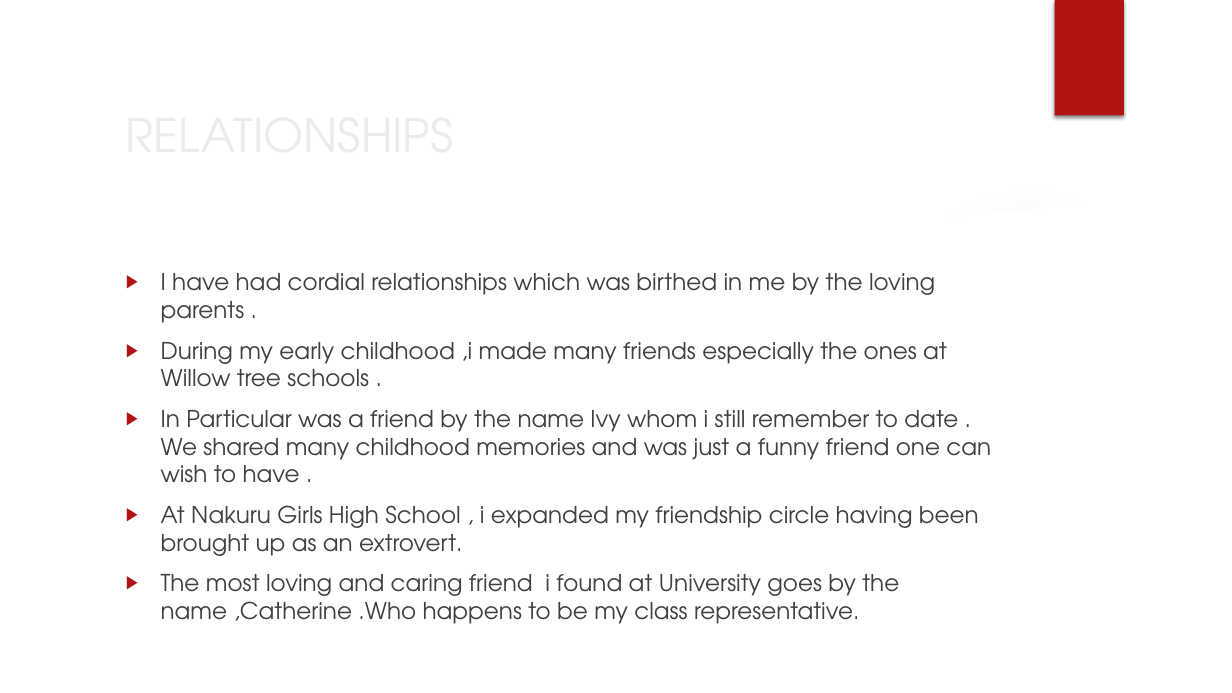
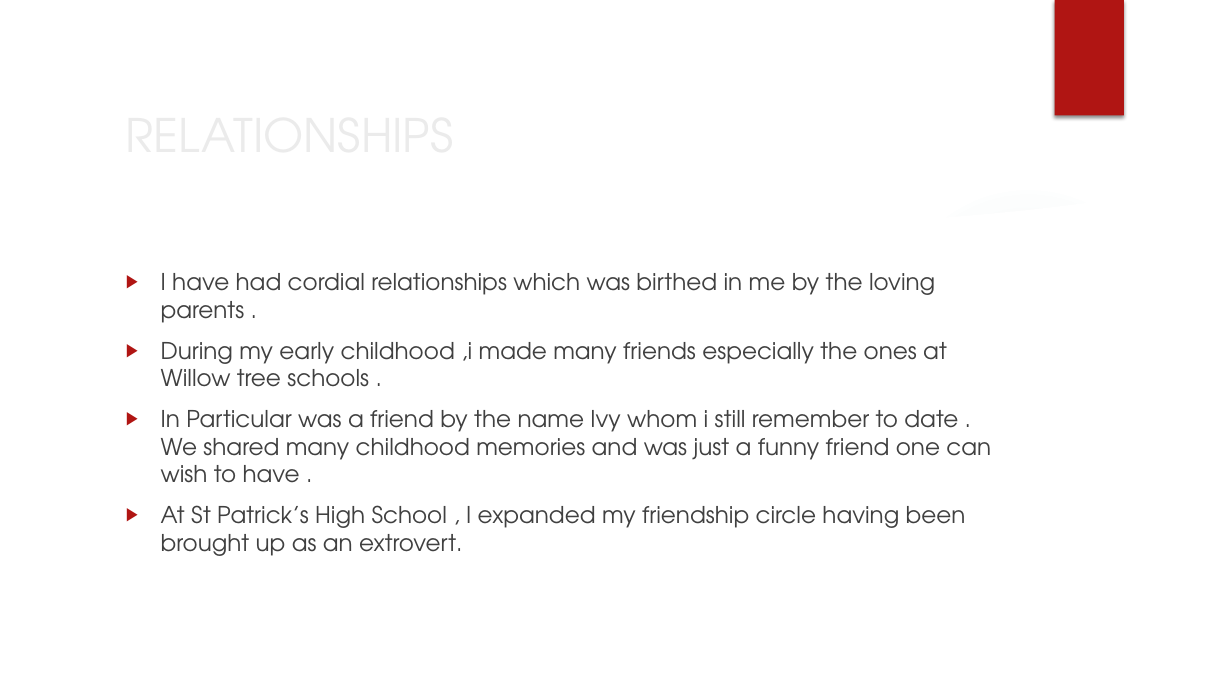
Before and after one commit to emmanakitare/capstone-portfolio, a slide deck: slide 10 of Nakitare_capstone_project/(3) powerpoint presentation autobiography.pptx. Drawn at 1232x693 pixels with LibreOffice and Linux fonts; fonts in the diff are those of the drawing; background and template pictures are left out. Boxes give left, top, right and bottom in pixels: in the first picture for what was removed or moved away, otherwise in the second. Text is boxed around its words. In the diff, an @@ line names an element or a change of style, - is before the commit and + after.

```diff
--- a/Nakitare_capstone_project/(3) powerpoint presentation autobiography.pptx
+++ b/Nakitare_capstone_project/(3) powerpoint presentation autobiography.pptx
@@ text at [161,505,966,556]: text changed @@
-▶ At Nakuru Girls High School , i expanded my friendship circle having been brought up as an extrovert.
-▶ The most loving and caring friend i found at University goes by the name ,Catherine .Who happens to be my class representative.
+▶ At St Patrick’s High School , I expanded my friendship circle having been brought up as an extrovert.
```
Also in this commit, not shown: 7 other slides changed, 10 other files.
